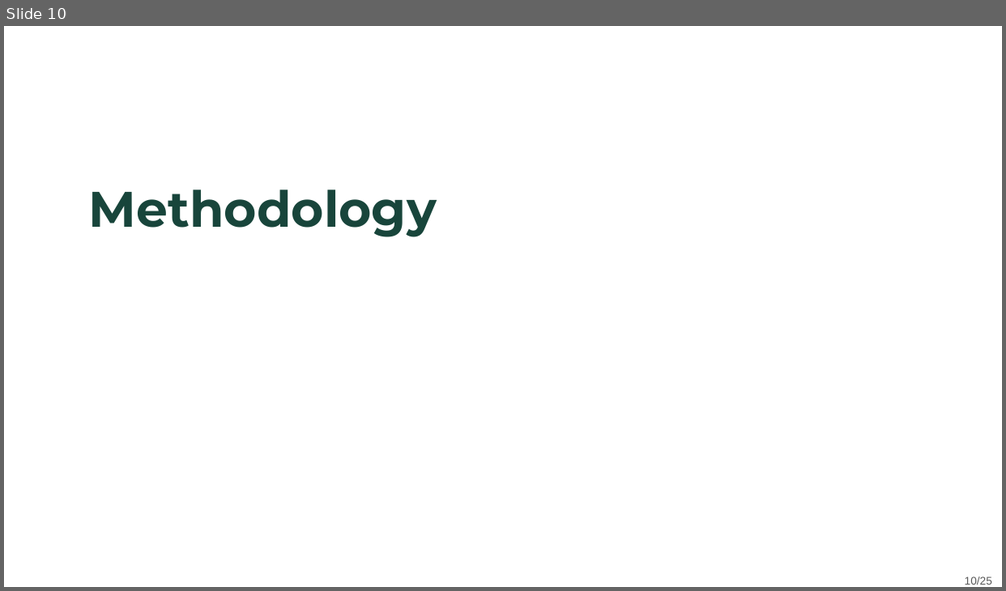
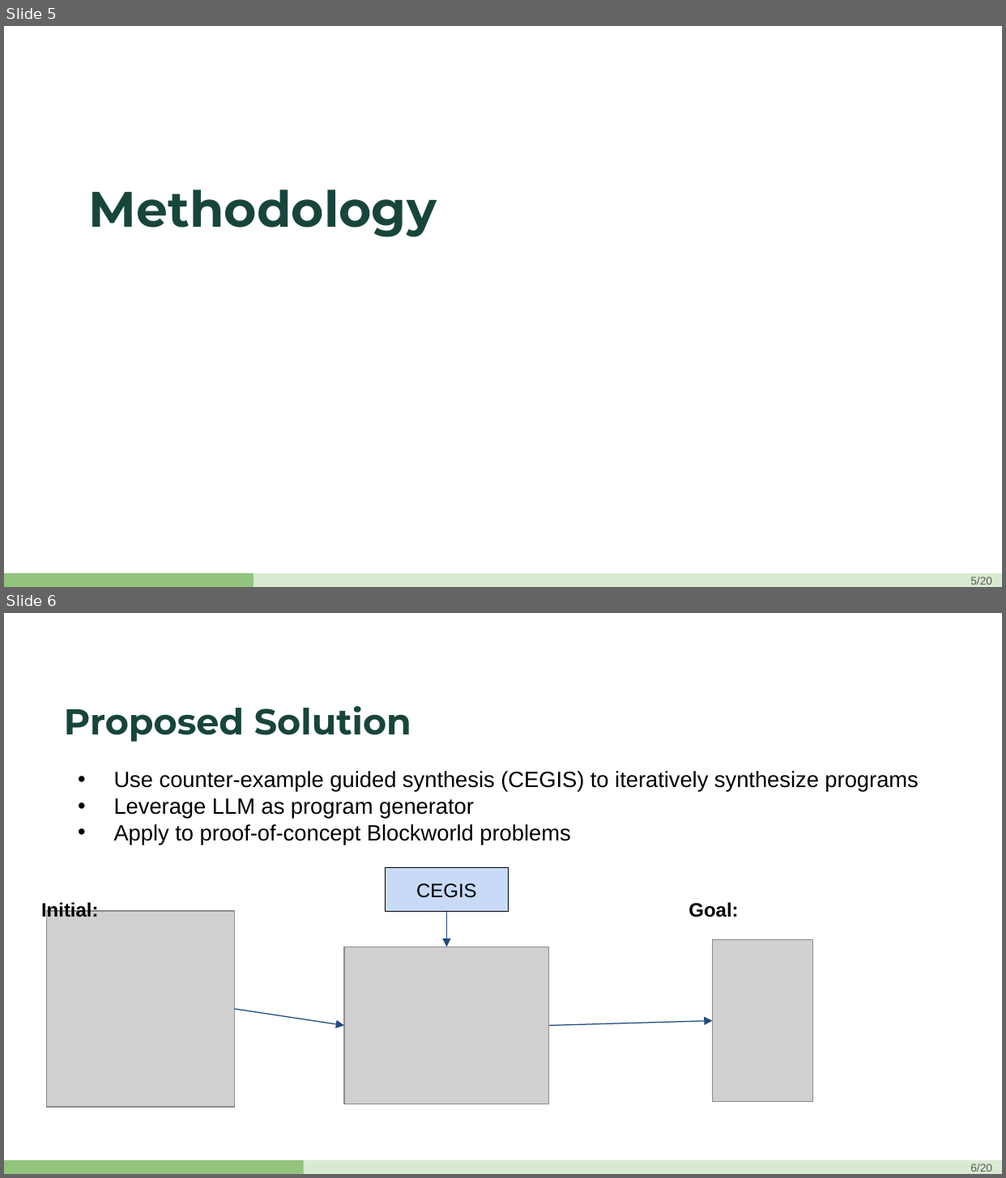
Before and after one commit to ayaanmayooq/LLM-verification-CEGIS, a slide deck: presentation.pptx. Shown one above the other, each under a label of ours: slide 10 before the commit, slides 5 and 6 after it. The pictures are 1006x591 and 1006x1178 pixels, drawn with LibreOffice and Linux fonts; fonts in the diff are those of the drawing; grey boxes stand for pictures; background and template pictures are left out. Boxes give left, top, right and bottom in pixels: in the first picture for what was removed or moved away, otherwise in the second. Text is boxed around its words. In the diff, an @@ line names an element or a change of style, - is before the commit and + after.

```diff
--- a/presentation.pptx
+++ b/presentation.pptx
@@ slide 6 added at [4, 613, 1002, 1174], background #FFFFFF @@
@@ title added at [64, 706, 411, 742], 26 pt, text #18453B, bold @@
+Proposed Solution
@@ text added at [114, 771, 918, 845], 16 pt, text #000000 @@
+• Use counter-example guided synthesis (CEGIS) to iteratively synthesize programs
+• Leverage LLM as program generator
+• Apply to proof-of-concept Blockworld problems
@@ rectangle added at [386, 868, 509, 913], fill #C9DAF8, outline #000000 0.75 pt, 14 pt, text #000000 @@
+CEGIS
@@ text added at [41, 901, 99, 921], 14 pt, text #000000, bold @@
+Initial:
@@ text added at [688, 902, 738, 918], 14 pt, text #000000, bold @@
+Goal:
@@ picture added at [46, 911, 233, 1108] @@
@@ arrow added from (446, 911) to (446, 948), #1F497D 0.75 pt @@
@@ picture added at [344, 948, 549, 1105] @@
@@ picture added at [713, 940, 813, 1102] @@
@@ arrow added from (235, 1009) to (344, 1026), #1F497D 0.75 pt @@
@@ arrow added from (549, 1026) to (713, 1021), #1F497D 0.75 pt @@
@@ rectangle added at [4, 1161, 1002, 1174], fill #D9EAD3 @@
@@ rectangle added at [4, 1161, 304, 1174], fill #93C47D @@
@@ page number added at [970, 1164, 992, 1172], 8 pt, text #595959 @@
+6/20
@@ what was slide 10 is now slide 5 @@
@@ slide 5 changed as well @@
@@ rectangle added at [4, 574, 1002, 587], fill #D9EAD3 @@
@@ rectangle added at [4, 574, 253, 587], fill #93C47D @@
@@ page number at [970, 577, 992, 585]: text changed @@
-10/25
+5/20
```
Also in this commit, not shown: 23 other slides changed, 14 other slides added, 4 slides removed.
